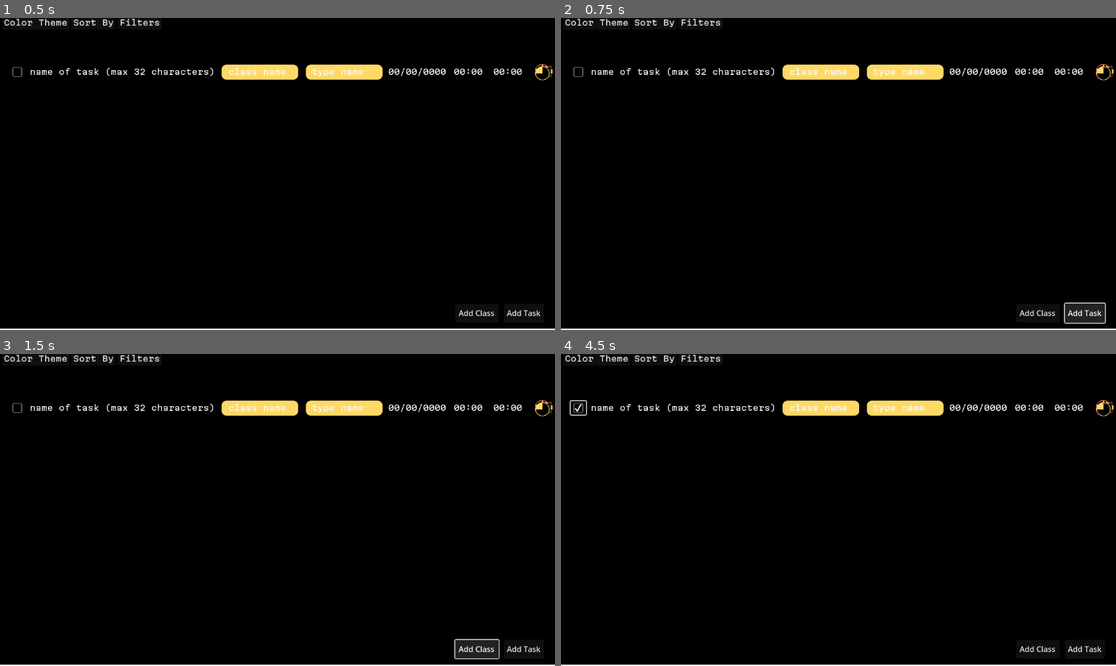
Above: before the commit, frames 1-4 (two rows, left to right).
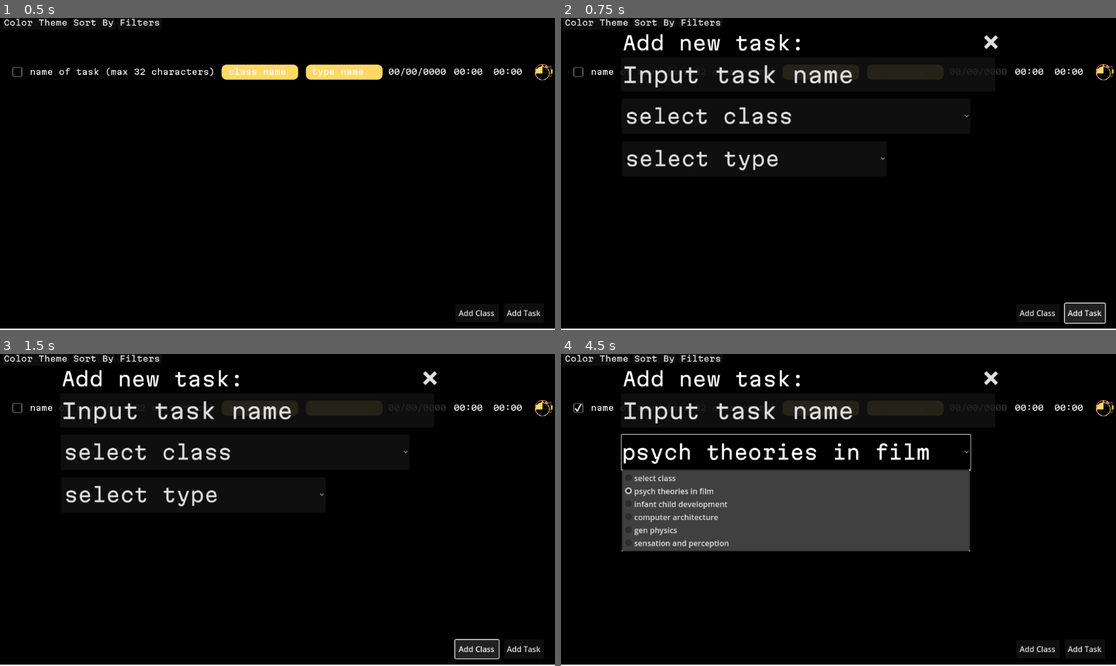
Above: after the commit, the same moments.

Repository: a-nush-s/hackru25
Game: Godot game, scene res://buttonhomepage.tscn
Two runs of this game, one before a commit and one after it. Both use one fixed random seed, a clock stepped at 60 frames per second and the inputs below. This scene is started directly instead of the project's main scene.
Inputs (mouse positions are in pixels of both pictures, inside the frame that each line leads up to):
- Up to frame 1 (0.5 s): no input
- Up to frame 2 (0.75 s): click "Add Task" at 0.5 s
- Up to frame 3 (1.5 s): click "Add Class" at 1.25 s
- Up to frame 4 (4.5 s): click (577, 407) at 2 s; click (794, 450) at 2.75 s, where only the run after the commit has a clickable "select class"; click (755, 494) at 3.5 s, where only the run after the commit has a clickable "select type"; click (794, 450) at 4.25 s, where only the run after the commit has a clickable "psych theories in film"

Frame 1 is identical in both runs. In frame 2, 3.9% of the frame differs, in the area x 10-81%, y 5-49%; in frame 3, 3.9%; in frame 4, 21%, in the area x 1-81%, y 5-64%.

Commit message:
homepage light and dark mode. when u click on add task, the add task menu shows up

Diff:
--- a/button_2.gd
+++ b/addclassbtn.gd
@@ -12,4 +12,4 @@
 
 
 func _on_pressed() -> void:
-	pass # Replace with function body.
+	pass# Replace with function body.
--- a/buttonhomepage.tscn
+++ b/buttonhomepage.tscn
@@ -1,7 +1,7 @@
-[gd_scene load_steps=17 format=3 uid="uid://ctlq233d3isx5"]
-
-[ext_resource type="Script" path="res://button.gd" id="1_eghhn"]
+[gd_scene load_steps=19 format=3 uid="uid://bvibllvhmclpy"]
+
 [ext_resource type="Script" path="res://addtaskbtn.gd" id="2_6ypbg"]
+[ext_resource type="Script" path="res://addclassbtn.gd" id="2_xk1mw"]
 [ext_resource type="Script" path="res://color_theme.gd" id="3_g208t"]
 [ext_resource type="FontFile" uid="uid://cw74yot30uann" path="res://Martian_Mono/static/MartianMono_SemiExpanded-Medium.ttf" id="3_rwg1w"]
 [ext_resource type="Script" path="res://sort_by.gd" id="4_kp8xl"]
@@ -15,6 +15,8 @@
 [ext_resource type="Texture2D" uid="uid://tudq1kfy7dw2" path="res://icons/Darkexclamation(overdue).png" id="12_4f14b"]
 [ext_resource type="Texture2D" uid="uid://bo036llcaox2i" path="res://icons/Darkmegaphone(today).png" id="13_3q0q4"]
 [ext_resource type="Texture2D" uid="uid://4tn4bmyfesll" path="res://icons/Darktimer(soon).png" id="14_u0k1f"]
+[ext_resource type="PackedScene" uid="uid://d4h8kiqbgjg4y" path="res://darkaddclass.tscn" id="16_p8bkl"]
+[ext_resource type="PackedScene" uid="uid://ckig1o68rihq4" path="res://darkselect.tscn" id="17_ca0kg"]
 
 [sub_resource type="StyleBoxFlat" id="StyleBoxFlat_jts4v"]
 bg_color = Color(1, 0.85098, 0.4, 1)
@@ -23,7 +25,7 @@
 corner_radius_bottom_right = 10
 corner_radius_bottom_left = 10
 
-[node name="buttonhomepage" type="Control"]
+[node name="buttonhomepagedark" type="Control"]
 layout_mode = 3
 anchors_preset = 15
 anchor_right = 1.0
@@ -38,16 +40,16 @@
 offset_bottom = 645.0
 color = Color(0, 0, 0, 1)
 
-[node name="addclassbtn" type="Button" parent="ColorRect2"]
+[node name="addtaskbtn" type="Button" parent="ColorRect2"]
 layout_mode = 0
 offset_left = 1046.0
 offset_top = 599.0
 offset_right = 1129.0
 offset_bottom = 639.0
 text = "Add Task"
-script = ExtResource("1_eghhn")
-
-[node name="addtaskbtn" type="Button" parent="ColorRect2"]
+script = ExtResource("2_6ypbg")
+
+[node name="addclassbtn" type="Button" parent="ColorRect2"]
 layout_mode = 1
 anchors_preset = -1
 anchor_left = -0.975
@@ -57,7 +59,7 @@
 offset_right = 2160.2
 offset_bottom = 638.0
 text = "Add Class"
-script = ExtResource("2_6ypbg")
+script = ExtResource("2_xk1mw")
 
 [node name="MenuBar" type="MenuBar" parent="ColorRect2"]
 layout_mode = 0
@@ -201,5 +203,24 @@
 scale = Vector2(0.0451389, 0.0451389)
 texture = ExtResource("14_u0k1f")
 
+[node name="darkaddclass" parent="ColorRect2" instance=ExtResource("16_p8bkl")]
+visible = false
+layout_mode = 1
+offset_left = 189.0
+offset_top = 62.0
+offset_right = -171.0
+offset_bottom = -92.0
+scale = Vector2(0.963653, 0.978965)
+
+[node name="DarkSelect" parent="ColorRect2" instance=ExtResource("17_ca0kg")]
+visible = false
+layout_mode = 1
+offset_left = 126.0
+offset_top = 38.0
+offset_right = 126.0
+offset_bottom = 38.0
+scale = Vector2(0.77663, 0.787678)
+
+[connection signal="pressed" from="ColorRect2/addtaskbtn" to="ColorRect2/addtaskbtn" method="_on_pressed"]
+[connection signal="pressed" from="ColorRect2/addtaskbtn" to="ColorRect2/DarkSelect" method="_on_addtaskbtn_pressed"]
 [connection signal="pressed" from="ColorRect2/addclassbtn" to="ColorRect2/addclassbtn" method="_on_pressed"]
-[connection signal="pressed" from="ColorRect2/addtaskbtn" to="ColorRect2/addclassbtn" method="_on_addtaskbtn_pressed"]
--- /dev/null
+++ b/buttonhomepagelight.tscn
@@ -0,0 +1,227 @@
+[gd_scene load_steps=19 format=3 uid="uid://c20mxu7r3dm1k"]
+
+[ext_resource type="Script" path="res://addtaskbtn.gd" id="1_7te3f"]
+[ext_resource type="Script" path="res://addclassbtn.gd" id="2_686sx"]
+[ext_resource type="FontFile" uid="uid://cw74yot30uann" path="res://Martian_Mono/static/MartianMono_SemiExpanded-Medium.ttf" id="3_j4cx4"]
+[ext_resource type="Script" path="res://color_theme.gd" id="4_7uxmc"]
+[ext_resource type="Script" path="res://sort_by.gd" id="5_bb076"]
+[ext_resource type="Script" path="res://filters.gd" id="6_2vs67"]
+[ext_resource type="Script" path="res://class_filter.gd" id="7_m4lem"]
+[ext_resource type="Script" path="res://type_filter.gd" id="8_motkx"]
+[ext_resource type="Script" path="res://due_date_filter.gd" id="9_gnn2v"]
+[ext_resource type="FontFile" uid="uid://dfvkfjugp4cx1" path="res://Martian_Mono/MartianMono-VariableFont_wdth,wght.ttf" id="10_hw8bo"]
+[ext_resource type="Texture2D" uid="uid://bgyl4wsbahf2a" path="res://icons/Lightexclamation(overdue).png" id="11_3jbj1"]
+[ext_resource type="Texture2D" uid="uid://cnotjgdhiv233" path="res://icons/Lightmegaphone(today).png" id="12_arbfg"]
+[ext_resource type="Texture2D" uid="uid://24jan4b4x2w" path="res://icons/Lighttimer(soon).png" id="13_c31wp"]
+[ext_resource type="Texture2D" uid="uid://b6mabth32b3eg" path="res://Lcheckbox/LightCheckedbox (1).png" id="14_8yxog"]
+[ext_resource type="Texture2D" uid="uid://5st7nbvqh0vo" path="res://Lcheckbox/LightUncheckedbox (1).png" id="15_8h4y5"]
+[ext_resource type="PackedScene" uid="uid://uhs7ss75s8ud" path="res://lightaddclass.tscn" id="16_kjbmg"]
+[ext_resource type="PackedScene" uid="uid://cx73s3le5lcom" path="res://lightselect.tscn" id="17_50mx5"]
+
+[sub_resource type="StyleBoxFlat" id="StyleBoxFlat_ojoxq"]
+bg_color = Color(1, 0.85098, 0.4, 1)
+corner_radius_top_left = 10
+corner_radius_top_right = 10
+corner_radius_bottom_right = 10
+corner_radius_bottom_left = 10
+
+[node name="Control" type="Control"]
+layout_mode = 3
+anchors_preset = 15
+anchor_right = 1.0
+anchor_bottom = 1.0
+grow_horizontal = 2
+grow_vertical = 2
+
+[node name="ColorRect2" type="ColorRect" parent="."]
+layout_mode = 0
+offset_top = -6.0
+offset_right = 1154.0
+offset_bottom = 645.0
+scale = Vector2(0.996763, 1.00704)
+
+[node name="addtaskbtn" type="Button" parent="ColorRect2"]
+layout_mode = 0
+offset_left = 1046.0
+offset_top = 599.0
+offset_right = 1129.0
+offset_bottom = 639.0
+text = "Add Task"
+script = ExtResource("1_7te3f")
+
+[node name="addclassbtn" type="Button" parent="ColorRect2"]
+layout_mode = 1
+anchors_preset = -1
+anchor_left = -0.975
+anchor_right = -0.975
+offset_left = 2070.2
+offset_top = 600.0
+offset_right = 2160.2
+offset_bottom = 638.0
+text = "Add Class"
+script = ExtResource("2_686sx")
+
+[node name="MenuBar" type="MenuBar" parent="ColorRect2"]
+layout_mode = 0
+offset_left = 4.0
+offset_top = 2.0
+offset_right = 239.0
+offset_bottom = 39.0
+theme_override_fonts/font = ExtResource("3_j4cx4")
+
+[node name="Color Theme" type="PopupMenu" parent="ColorRect2/MenuBar"]
+auto_translate_mode = 1
+script = ExtResource("4_7uxmc")
+
+[node name="Sort By" type="PopupMenu" parent="ColorRect2/MenuBar"]
+auto_translate_mode = 1
+script = ExtResource("5_bb076")
+
+[node name="Filters" type="PopupMenu" parent="ColorRect2/MenuBar"]
+auto_translate_mode = 1
+script = ExtResource("6_2vs67")
+
+[node name="ClassFilter" type="PopupMenu" parent="ColorRect2/MenuBar/Filters"]
+auto_translate_mode = 1
+script = ExtResource("7_m4lem")
+
+[node name="TypeFilter" type="PopupMenu" parent="ColorRect2/MenuBar/Filters"]
+auto_translate_mode = 1
+script = ExtResource("8_motkx")
+
+[node name="DueDateFilter" type="PopupMenu" parent="ColorRect2/MenuBar/Filters"]
+auto_translate_mode = 1
+script = ExtResource("9_gnn2v")
+
+[node name="Background" type="ColorRect" parent="ColorRect2"]
+layout_mode = 0
+offset_left = -132.0
+offset_top = -71.0
+offset_right = 1021.0
+offset_bottom = -14.0
+
+[node name="ClassNamePanel" type="Panel" parent="ColorRect2/Background"]
+layout_mode = 0
+offset_left = 573.968
+offset_top = 178.245
+offset_right = 732.968
+offset_bottom = 209.245
+theme_override_styles/panel = SubResource("StyleBoxFlat_ojoxq")
+
+[node name="TypeNamePanel" type="Panel" parent="ColorRect2/Background"]
+layout_mode = 0
+offset_left = 748.968
+offset_top = 178.245
+offset_right = 907.968
+offset_bottom = 209.245
+theme_override_styles/panel = SubResource("StyleBoxFlat_ojoxq")
+
+[node name="TaskName" type="Label" parent="ColorRect2/Background"]
+layout_mode = 0
+offset_left = 175.968
+offset_top = 183.245
+offset_right = 559.968
+offset_bottom = 206.245
+theme_override_colors/font_color = Color(0, 0, 0, 1)
+theme_override_fonts/font = ExtResource("10_hw8bo")
+text = "name of task (max 32 characters)"
+
+[node name="ClassName" type="Label" parent="ColorRect2/Background"]
+layout_mode = 0
+offset_left = 587.968
+offset_top = 183.245
+offset_right = 714.968
+offset_bottom = 206.245
+theme_override_colors/font_color = Color(0, 0, 0, 1)
+theme_override_fonts/font = ExtResource("10_hw8bo")
+text = "class name"
+
+[node name="TypeName" type="Label" parent="ColorRect2/Background"]
+layout_mode = 0
+offset_left = 760.968
+offset_top = 183.245
+offset_right = 887.968
+offset_bottom = 206.245
+theme_override_colors/font_color = Color(0, 0, 0, 1)
+theme_override_fonts/font = ExtResource("10_hw8bo")
+text = "type name"
+
+[node name="Date" type="Label" parent="ColorRect2/Background"]
+layout_mode = 0
+offset_left = 919.968
+offset_top = 183.245
+offset_right = 1046.97
+offset_bottom = 206.245
+theme_override_colors/font_color = Color(0, 0, 0, 1)
+theme_override_fonts/font = ExtResource("10_hw8bo")
+text = "00/00/0000"
+
+[node name="StartTime" type="Label" parent="ColorRect2/Background"]
+layout_mode = 0
+offset_left = 1056.97
+offset_top = 183.245
+offset_right = 1183.97
+offset_bottom = 206.245
+theme_override_colors/font_color = Color(0, 0, 0, 1)
+theme_override_fonts/font = ExtResource("10_hw8bo")
+text = "00:00
+"
+
+[node name="EndTime" type="Label" parent="ColorRect2/Background"]
+layout_mode = 0
+offset_left = 1137.97
+offset_top = 183.245
+offset_right = 1264.97
+offset_bottom = 206.245
+theme_override_colors/font_color = Color(0, 0, 0, 1)
+theme_override_fonts/font = ExtResource("10_hw8bo")
+text = "00:00
+"
+
+[node name="OverdueImg" type="Sprite2D" parent="ColorRect2/Background"]
+visible = false
+position = Vector2(1119.04, 27.4687)
+scale = Vector2(0.0457465, 0.0457465)
+texture = ExtResource("11_3jbj1")
+
+[node name="TodayImg" type="Sprite2D" parent="ColorRect2/Background"]
+visible = false
+position = Vector2(1124, 28)
+scale = Vector2(0.0371528, 0.0371528)
+texture = ExtResource("12_arbfg")
+
+[node name="SoonImg" type="Sprite2D" parent="ColorRect2/Background"]
+visible = false
+position = Vector2(1120, 28)
+scale = Vector2(0.0451389, 0.0451389)
+texture = ExtResource("13_c31wp")
+
+[node name="CheckButton" type="CheckButton" parent="ColorRect2/Background"]
+layout_mode = 0
+offset_left = 121.968
+offset_top = 179.245
+offset_right = 165.968
+offset_bottom = 207.245
+theme_override_icons/checked = ExtResource("14_8yxog")
+theme_override_icons/unchecked = ExtResource("15_8h4y5")
+
+[node name="lightaddclass" parent="." instance=ExtResource("16_kjbmg")]
+visible = false
+layout_mode = 1
+offset_left = 208.0
+offset_top = 76.0
+offset_right = 208.0
+offset_bottom = 76.0
+
+[node name="lightselect" parent="." instance=ExtResource("17_50mx5")]
+visible = false
+layout_mode = 1
+offset_left = 192.0
+offset_top = 70.0
+offset_right = 192.0
+offset_bottom = 70.0
+scale = Vector2(0.719384, 0.718681)
+
+[connection signal="pressed" from="ColorRect2/addtaskbtn" to="ColorRect2/addtaskbtn" method="_on_pressed"]
+[connection signal="pressed" from="ColorRect2/addtaskbtn" to="lightselect" method="_on_addtaskbtn_pressed"]
+[connection signal="pressed" from="ColorRect2/addclassbtn" to="ColorRect2/addclassbtn" method="_on_pressed"]
--- a/darkaddclass.tscn
+++ b/darkaddclass.tscn
@@ -98,7 +98,7 @@
 theme_override_styles/normal = SubResource("StyleBoxFlat_cdus7")
 icon_alignment = 1
 
-[node name="AddTaskButton" type="Button" parent="."]
+[node name="AddClassButton" type="Button" parent="."]
 layout_mode = 0
 offset_left = 381.0
 offset_top = 347.0
--- a/newtask.gd
+++ b/newtask.gd
@@ -76,6 +76,7 @@
 	new_task.set_task(new_name, new_class, new_type, start_time, end_time, false)
 
 	self.hide()
-
+func _on_addtaskbtn_pressed() -> void:
+	self.show()
 func _on_exit_pressed() -> void:
 	self.hide()
Not shown: 1 places in darkaddclass.tscn that only renumber resources
Not shown: 1 places in darkmodetask.tscn that only renumber resources
Not shown: 1 places in darkselect.tscn that only renumber resources
Not shown: 1 places in lightaddclass.tscn that only renumber resources
Not shown: 1 places in lightmodetask.tscn that only renumber resources
Not shown: 1 places in lightselect.tscn that only renumber resources
